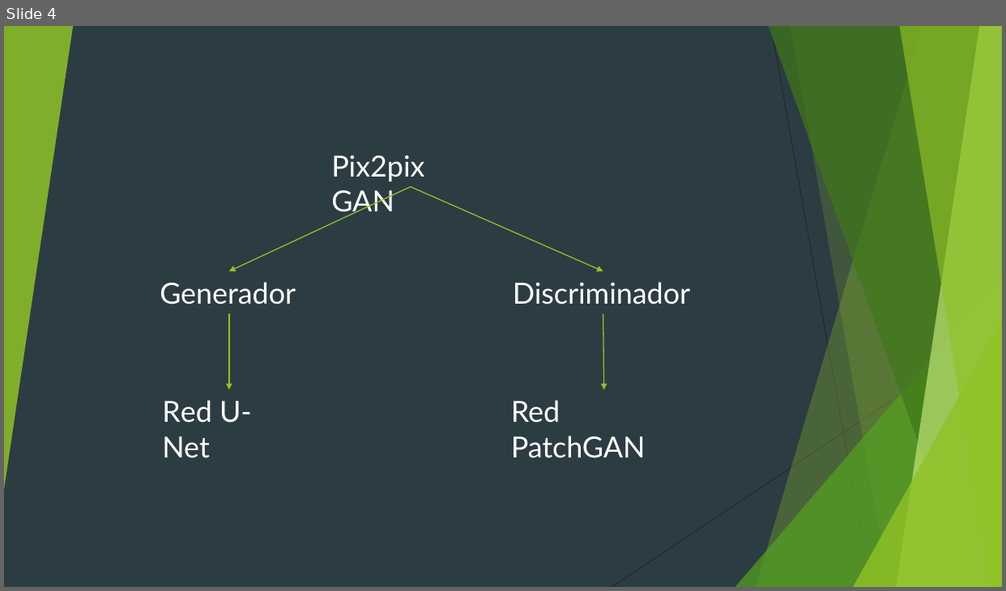
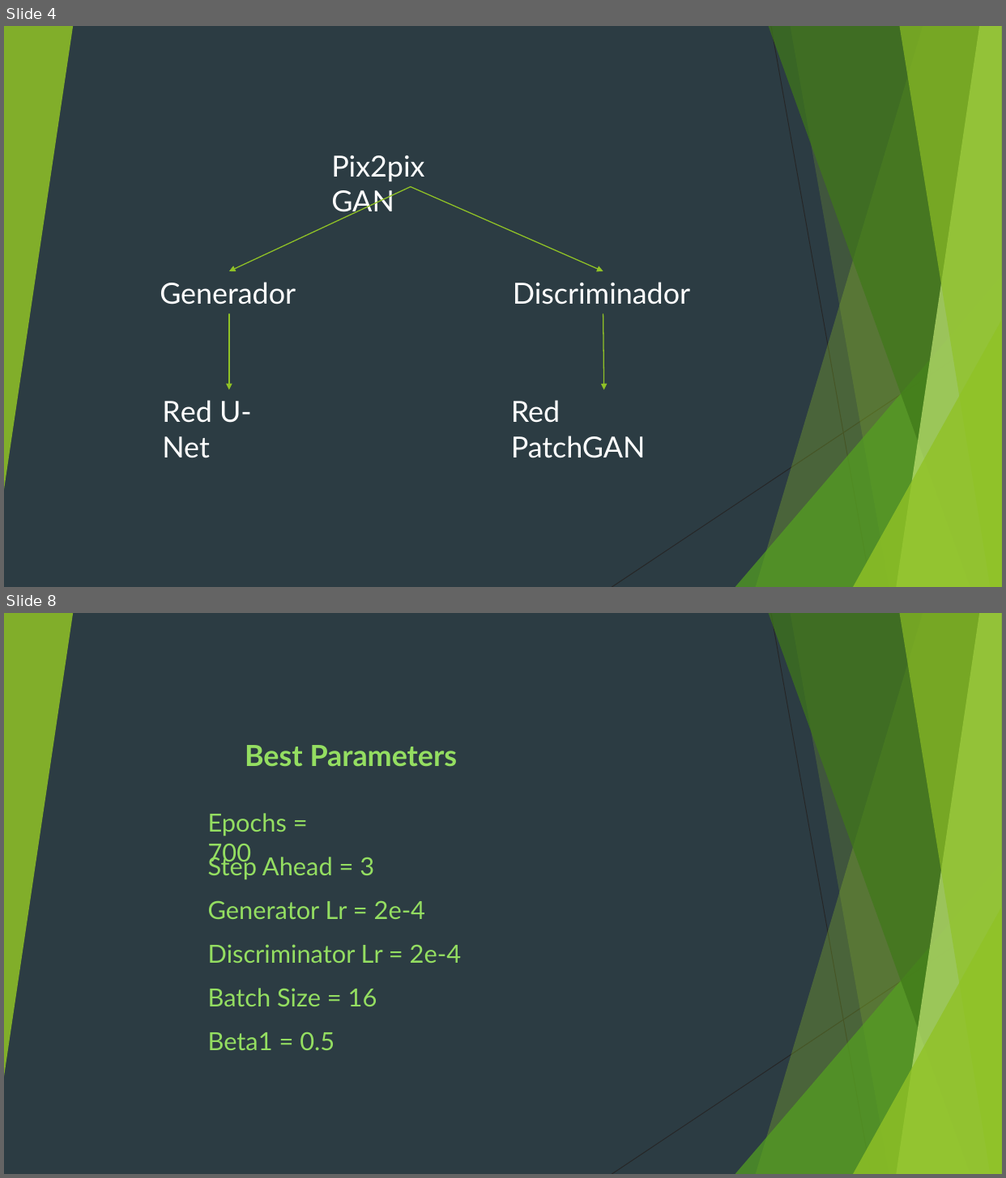
Before and after one commit to pixeldashgames/GANdela, a slide deck: GANdela.pptm. Shown one above the other, each under a label of ours: slide 4 before the commit, slides 4 and 8 after it; the slides between them are not shown. The pictures are 1006x591 and 1006x1178 pixels, drawn with LibreOffice and Linux fonts; fonts in the diff are those of the drawing. Boxes give left, top, right and bottom in pixels: in the first picture for what was removed or moved away, otherwise in the second. Text is boxed around its words. In the diff, an @@ line names an element or a change of style, - is before the commit and + after.

```diff
--- a/GANdela.pptm
+++ b/GANdela.pptm
@@ slide 8 added at bbox=[4, 613, 1002, 1174], background #2C3C43; not listed: 10 template elements that a slide beside it also shows @@
@@ group added at bbox=[208, 745, 461, 1050]: 7 texts @@
+Best Parameters
+Epochs = 700
+Step Ahead = 3
+Generator Lr = 2e-4
+Discriminator Lr = 2e-4
+Batch Size = 16
+Beta1 = 0.5
```
Also in this commit, not shown: 2 slides changed, 7 other slides added, 2 slides removed, 11 other files.
